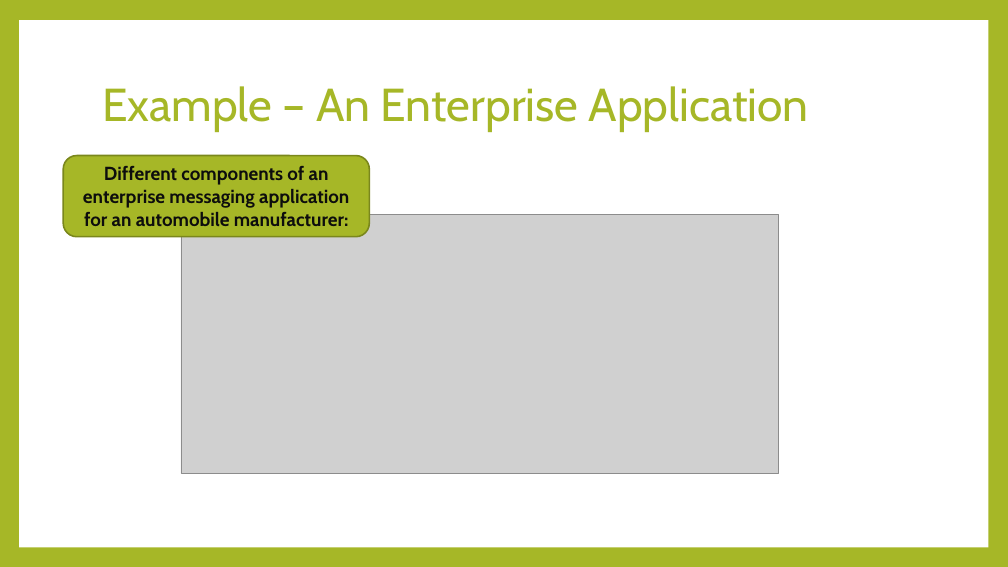
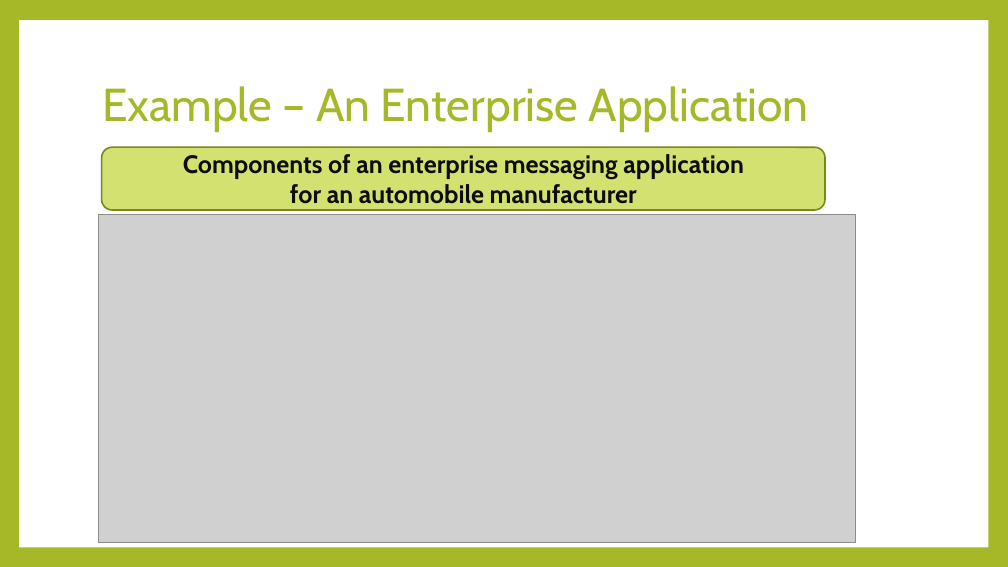
Before and after one commit to ramon-luis/JMS-ActiveMQ-Spring, a slide deck: slide 11 of JMS vFinal.pptx. Drawn at 1008x567 pixels with LibreOffice and Linux fonts; fonts in the diff are those of the drawing; grey boxes stand for pictures. Boxes give left, top, right and bottom in pixels: in the first picture for what was removed or moved away, otherwise in the second. Text is boxed around its words. In the diff, an @@ line names an element or a change of style, - is before the commit and + after.

```diff
--- a/JMS vFinal.pptx
+++ b/JMS vFinal.pptx
@@ rounded rectangle "Components of an enterprise messaging ...": place and size @@
-rounded rectangle "Components of an enterprise messaging ..." at (64, 156, 370, 237)
+rounded rectangle "Components of an enterprise messaging ..." at (101, 147, 825, 210)
@@ rounded rectangle "Components of an enterprise messaging ..." at (101, 147, 825, 210): fill #A6B727 to #D3E171 @@
@@ text in rounded rectangle at (183, 154, 743, 204): text changed; size 18 to 24 pt @@
-Different components of an enterprise messaging application for an automobile manufacturer:
+Components of an enterprise messaging application
+for an automobile manufacturer
@@ picture: place and size @@
-picture at (181, 215, 779, 474)
+picture at (98, 215, 855, 543)
```
Also in this commit, not shown: 13 other slides changed.
